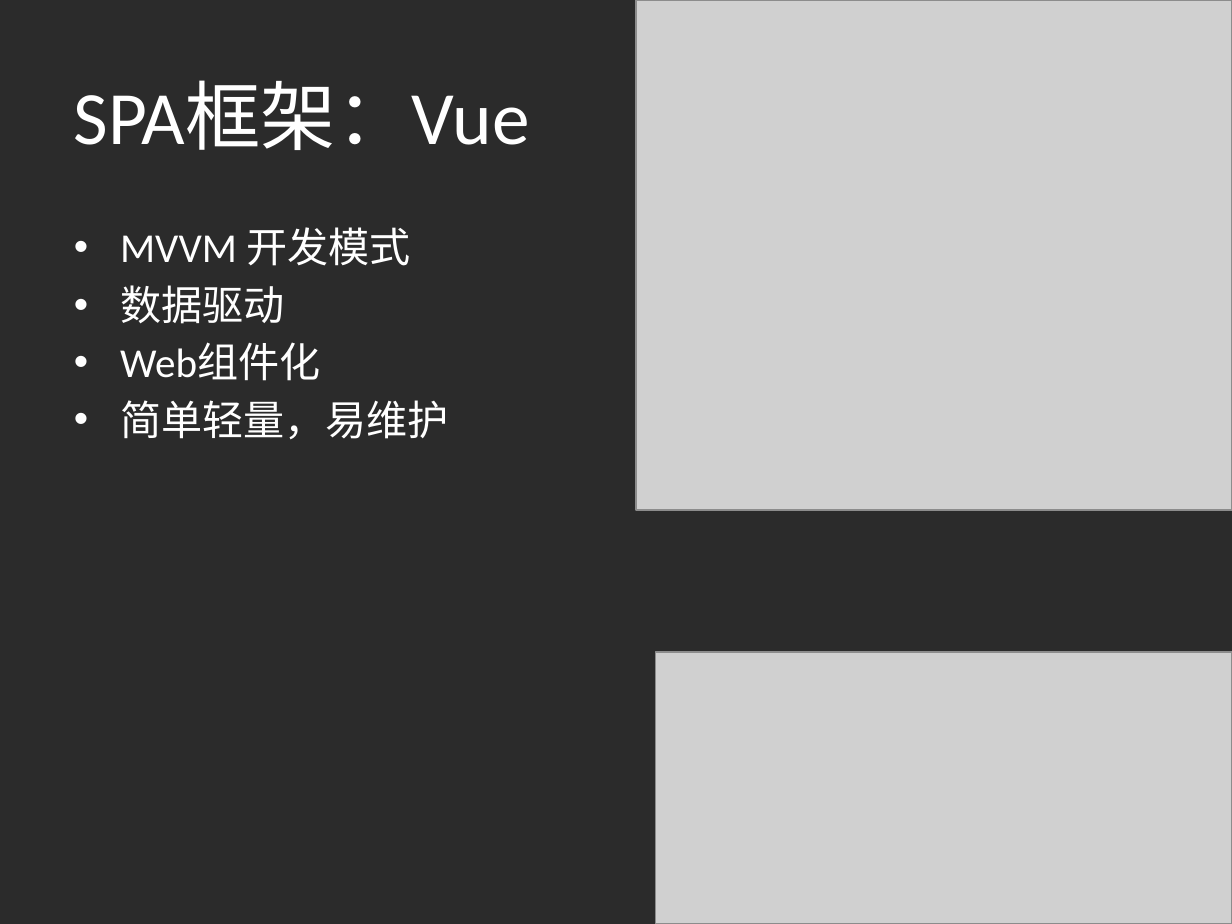
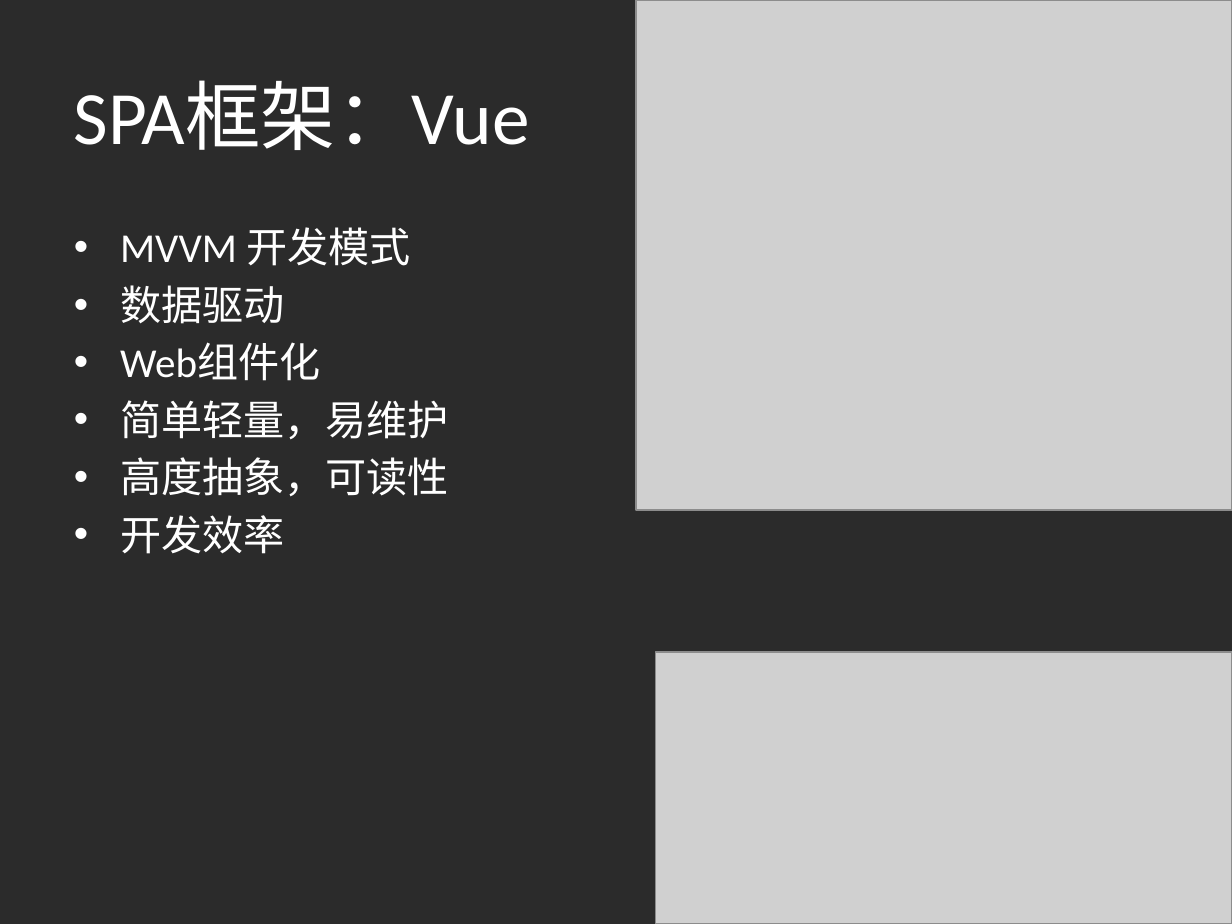
Before and after one commit to SunshowerC/ppts, a slide deck: slide 14 of markdown/publish3.pptx. Drawn at 1232x924 pixels with LibreOffice and Linux fonts; fonts in the diff are those of the drawing; grey boxes stand for pictures; background and template pictures are left out; a plain dark background stands for a picture behind light text. Boxes give left, top, right and bottom in pixels: in the first picture for what was removed or moved away, otherwise in the second. Text is boxed around its words. In the diff, an @@ line names an element or a change of style, - is before the commit and + after.

```diff
--- a/markdown/publish3.pptx
+++ b/markdown/publish3.pptx
@@ text at [120,457,449,554]: paragraphs added @@
+• 高度抽象，可读性
+• 开发效率
```
Also in this commit, not shown: 3 other slides changed, 4 other files.
